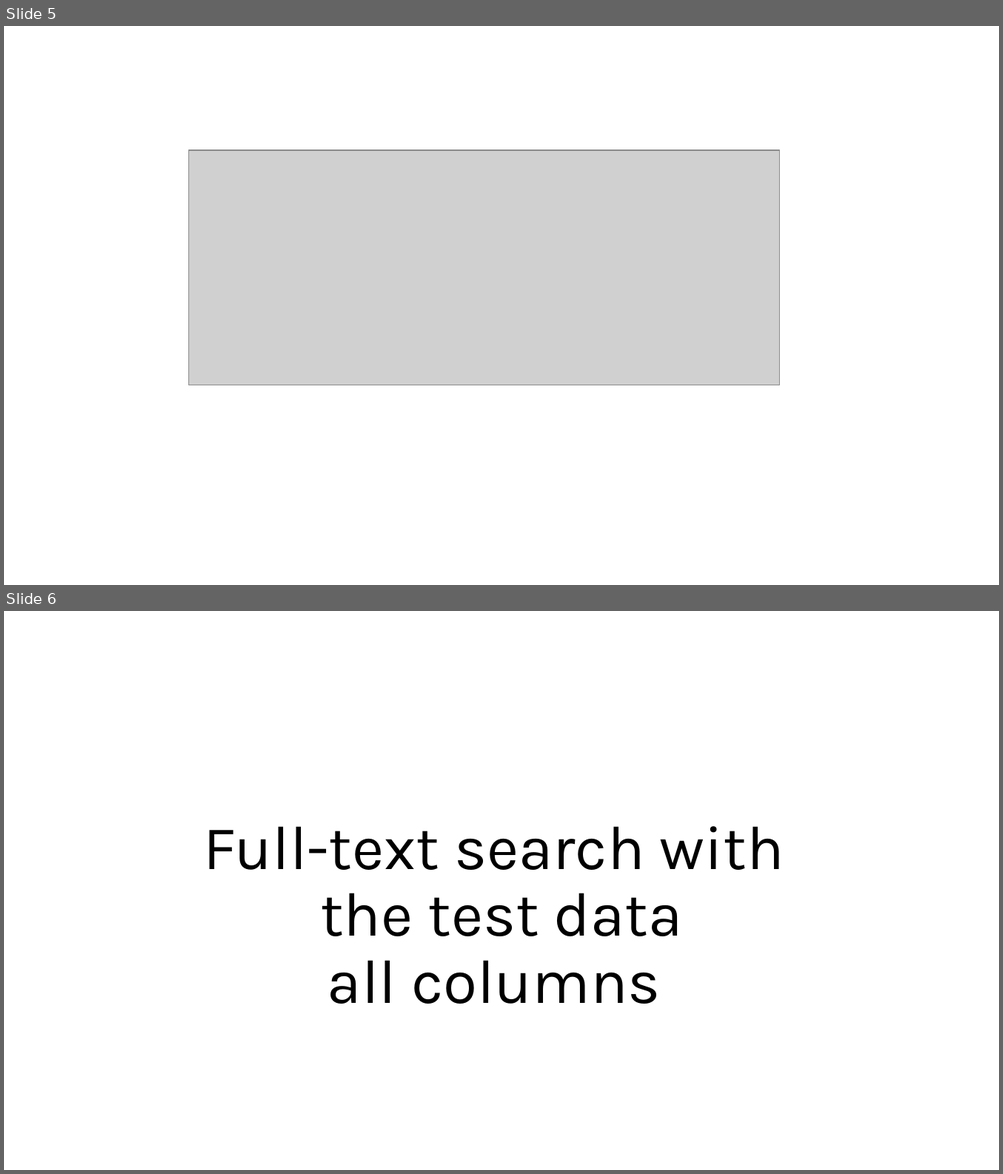
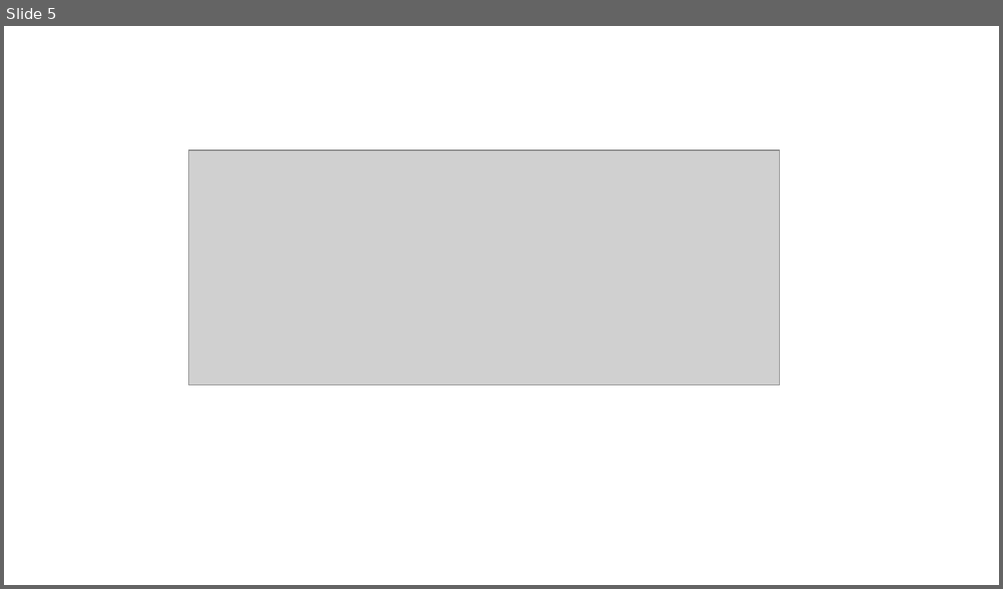
Before and after one commit to sovelluskontti/project-semantic-search, a slide deck: Documentation.pptx. Shown one above the other, each under a label of ours: slides 5 and 6 before the commit, slide 5 after it. The pictures are 1003x1174 and 1003x589 pixels, drawn with LibreOffice and Linux fonts; fonts in the diff are those of the drawing; grey boxes stand for pictures. Boxes give left, top, right and bottom in pixels: in the first picture for what was removed or moved away, otherwise in the second. Text is boxed around its words. In the diff, an @@ line names an element or a change of style, - is before the commit and + after.

```diff
--- a/Documentation.pptx
+++ b/Documentation.pptx
@@ slide 6 removed at [4, 611, 999, 1170], background #FFFFFF @@
@@ title removed at [204, 826, 784, 1004] @@
-Full-text search with
-the test data
-all columns
```
Also in this commit, not shown: 2 other slides removed, 1 other file.
